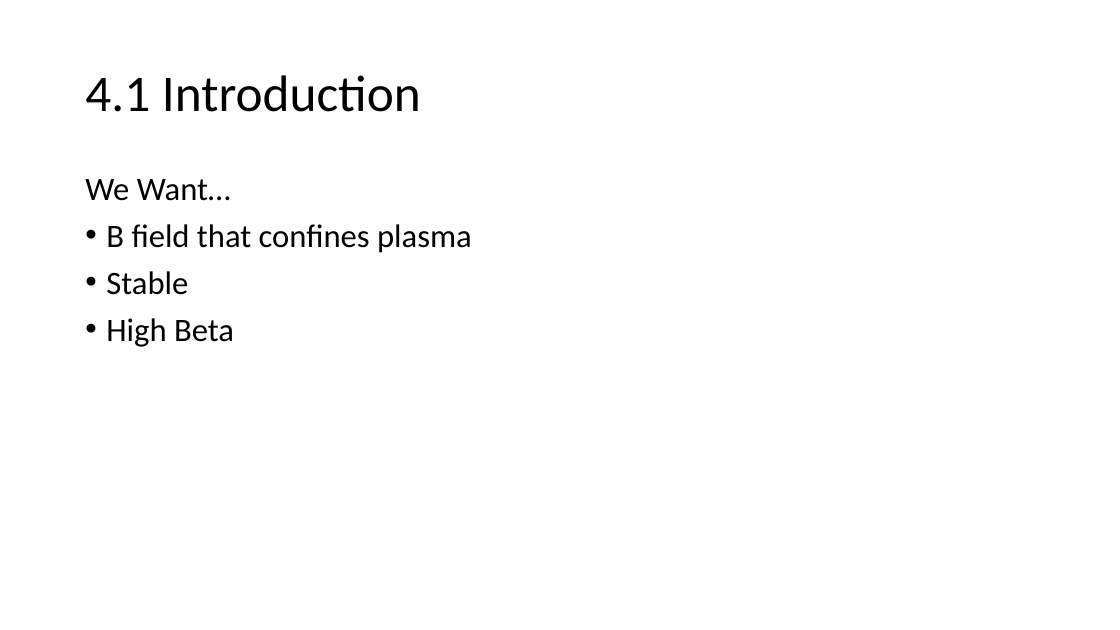
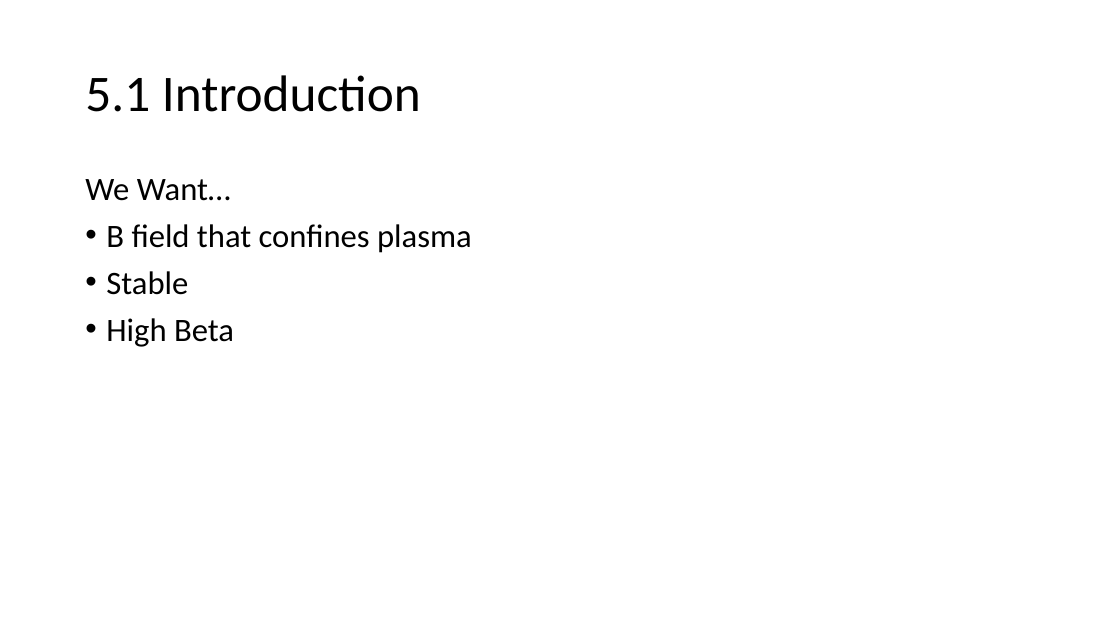
Before and after one commit to bartlettnbb2/academia, a slide deck: slide 3 of Presentations/IdealMHD_ch5.pptx. Drawn at 1120x630 pixels with LibreOffice and Linux fonts; fonts in the diff are those of the drawing. Boxes give left, top, right and bottom in pixels: in the first picture for what was removed or moved away, otherwise in the second. Text is boxed around its words. In the diff, an @@ line names an element or a change of style, - is before the commit and + after.

```diff
--- a/Presentations/IdealMHD_ch5.pptx
+++ b/Presentations/IdealMHD_ch5.pptx
@@ title at box(85, 75, 421, 112): text changed @@
-4.1 Introduction
+5.1 Introduction
```
Also in this commit, not shown: 4 other slides changed, 2 slides added, 8 slides removed.
